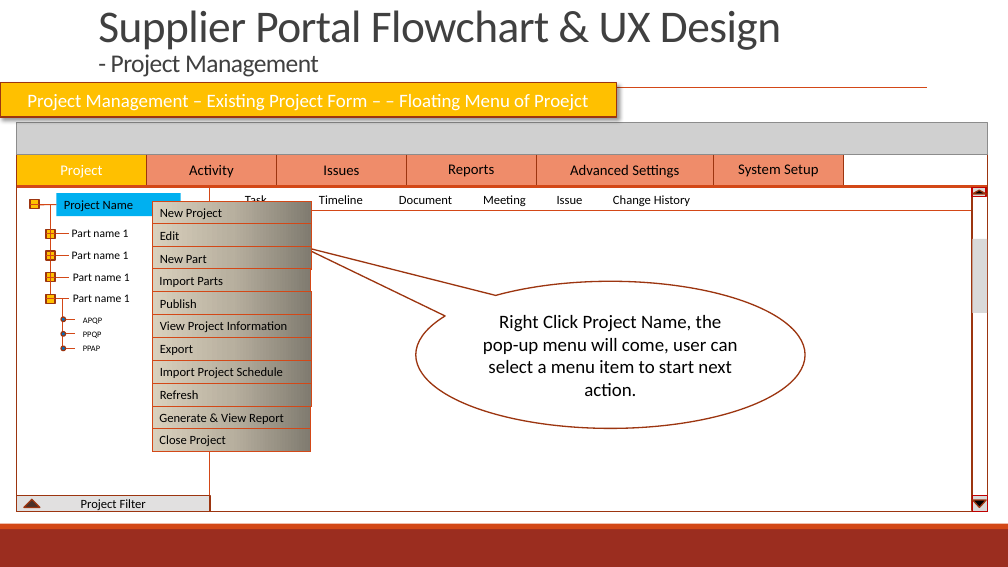
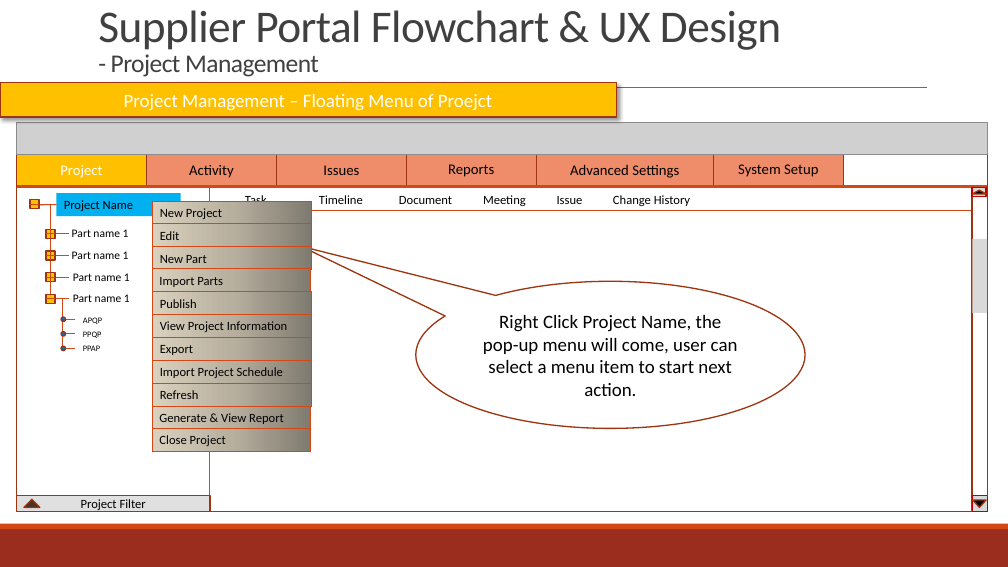
Before and after one commit to zyw9963/YFVE-supplier-portal, a slide deck: slide 71 of projects/YanFeng/02 System Design/User Stories/Flowcharts/Supplier FlowCharts & UX.pptx (slide 69 before the commit). Drawn at 1008x567 pixels with LibreOffice and Linux fonts; fonts in the diff are those of the drawing; grey boxes stand for pictures. Boxes give left, top, right and bottom in pixels: in the first picture for what was removed or moved away, otherwise in the second. Text is boxed around its words. In the diff, an @@ line names an element or a change of style, - is before the commit and + after.

```diff
--- a/projects/YanFeng/02 System Design/User Stories/Flowcharts/Supplier FlowCharts & UX.pptx
+++ b/projects/YanFeng/02 System Design/User Stories/Flowcharts/Supplier FlowCharts & UX.pptx
@@ text in rectangle at [124, 94, 492, 111]: text changed @@
-Project Management – Existing Project Form – – Floating Menu of Proejct
+Project Management – Floating Menu of Proejct
```
Also in this commit, not shown: 12 other slides changed, 8 slides added, 3 slides removed, 1 other file.
